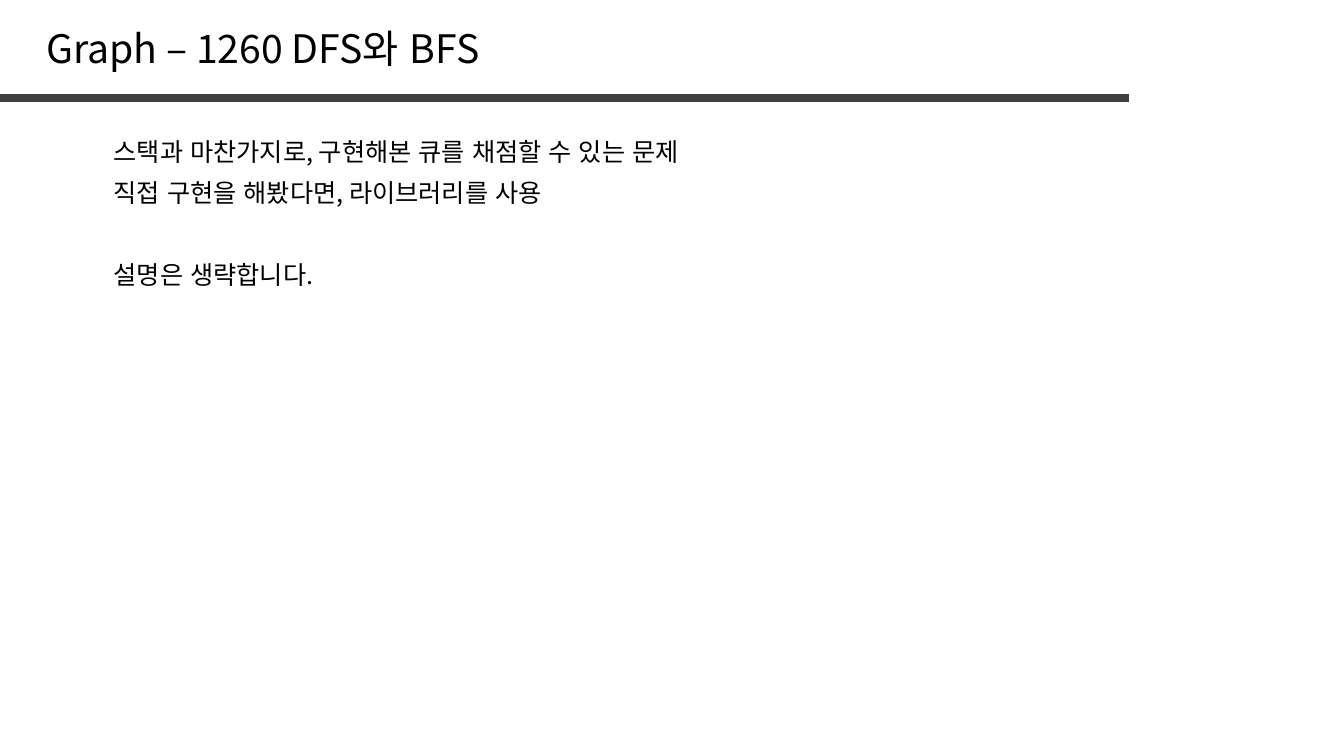
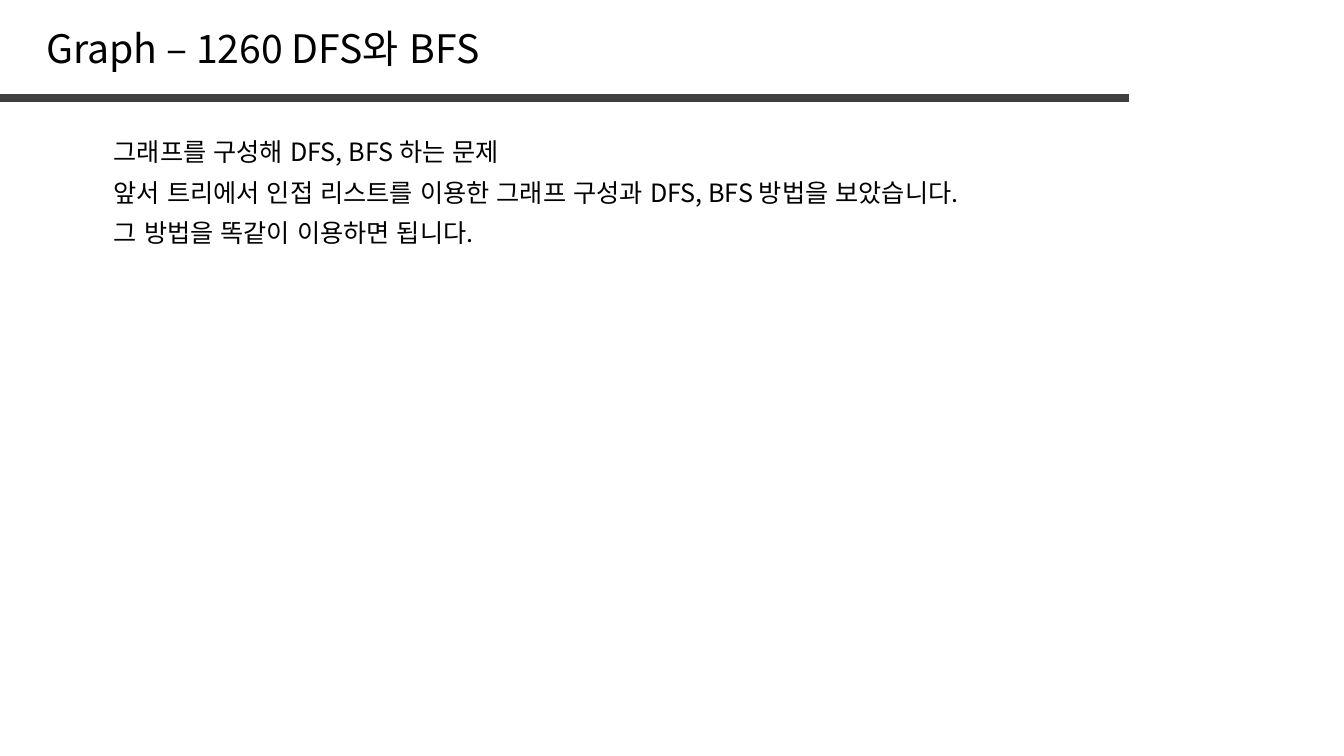
Before and after one commit to jaehoo1/PS-study, a slide deck: slide 33 of study/8_Tree, Graph.pptx (slide 28 before the commit). Drawn at 1344x756 pixels with LibreOffice and Linux fonts; fonts in the diff are those of the drawing. Boxes give left, top, right and bottom in pixels: in the first picture for what was removed or moved away, otherwise in the second. Text is boxed around its words. In the diff, an @@ line names an element or a change of style, - is before the commit and + after.

```diff
--- a/study/8_Tree, Graph.pptx
+++ b/study/8_Tree, Graph.pptx
@@ text at box(114, 140, 499, 166): text changed @@
-스택과 마찬가지로, 구현해본 큐를 채점할 수 있는 문제
+그래프를 구성해 DFS, BFS 하는 문제
@@ text at box(114, 181, 959, 207): text changed @@
-직접 구현을 해봤다면, 라이브러리를 사용
+앞서 트리에서 인접 리스트를 이용한 그래프 구성과 DFS, BFS 방법을 보았습니다.
@@ text at box(114, 221, 474, 244): text changed @@
-설명은 생략합니다.
+그 방법을 똑같이 이용하면 됩니다.
```
Also in this commit, not shown: 2 other slides changed, 5 slides added.
